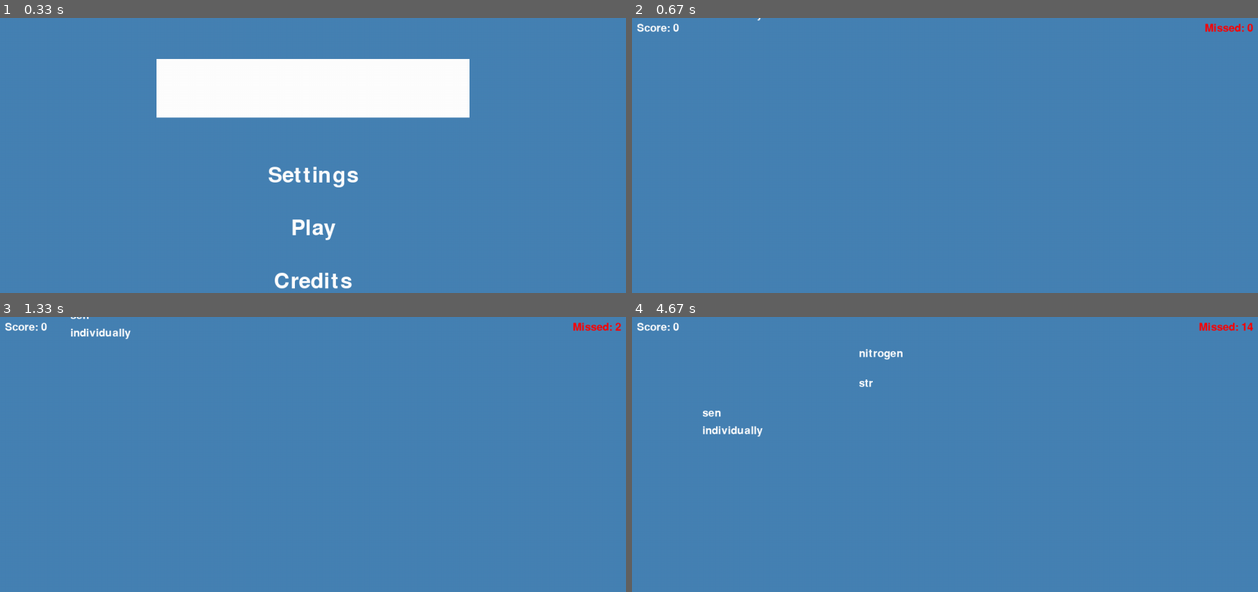
Above: before the commit, frames 1-4 (two rows, left to right).
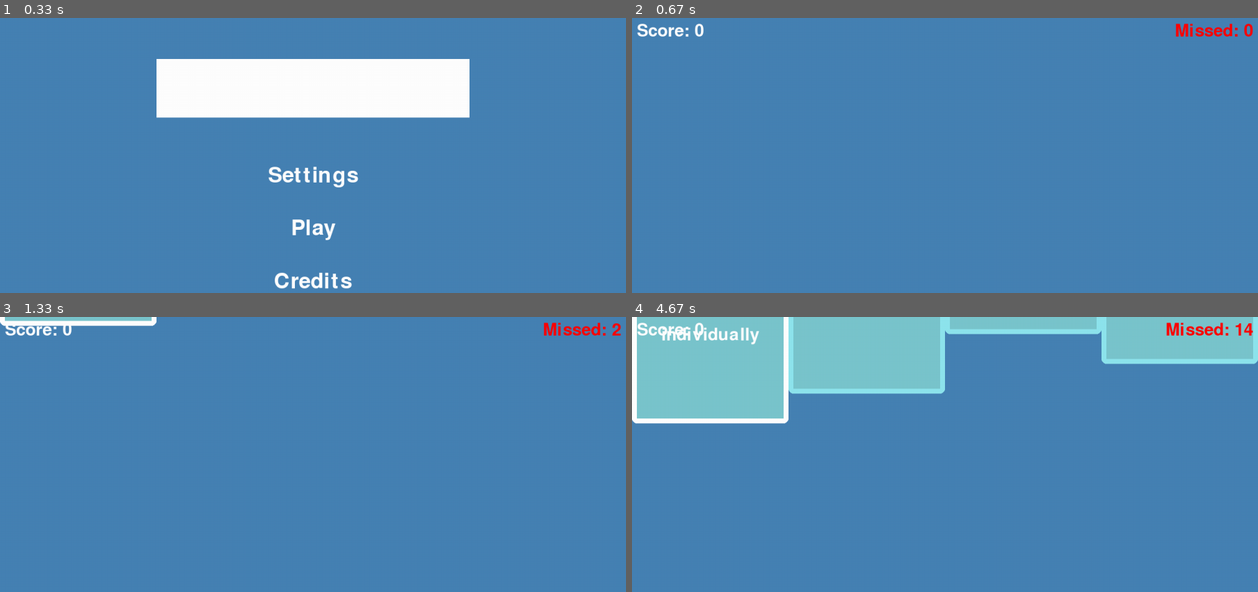
Above: after the commit, the same moments.

Repository: Mikedeejay2/PyGamePianoTiles
Game: pygame game, started from main.py
Two runs of this game, one before a commit and one after it. Both use one fixed random seed, a clock stepped at 60 frames per second and the inputs below.
Inputs:
- Up to frame 1 (0.33 s): no input
- Up to frame 2 (0.67 s): click "Play" at 0.38 s
- Up to frame 3 (1.33 s): tap Enter at 0.67 s; tap Space at 1 s
- Up to frame 4 (4.67 s): tap Space at 1.4, 1.7, 1.9, 2.23, 2.53, 2.73, 3.03, 3.3, 3.63, 3.93, 4.07, 4.47 s

Frame 1 is identical in both runs. In frame 2, 0.6% of the frame differs, in the area x 0-100%, y 0-7%; in frame 3, 1.6%; in frame 4, 23%, in the area x 0-100%, y 0-44%.

Commit message:
Update game

Diff:
--- a/game.py
+++ b/game.py
@@ -5,10 +5,12 @@
 
 word_color = "white"
 missed_color = "red"
+note_color = "cadetblue3"
+note_outline_color = "cadetblue2"
 
 # Set fonts
-font_size = 32
-font = pygame.font.Font(None, font_size)
+font_size = 0
+font = None
 
 score = 0
 missed = 0
@@ -20,31 +22,36 @@
 
 # Set lane positions
 lane_count = 4
-lane_width = variables.screen_width // lane_count
-lanes = [i * lane_width + lane_width // 2 for i in range(lane_count)]
+lane_width = 0
+lanes = None
+new_word_count = 0
+note_length = 0
+
+# Create initial word
+active_words = []
+
+# Add the first word
+word_added_time = pygame.time.get_ticks()
+
+def set_elements():
+    global lane_width, lanes, new_word_count, note_length, font_size, font
+    font_size = variables.screen_width // 25
+    font = pygame.font.Font(None, font_size)
+    note_length = variables.screen_height // 2
+    lane_width = variables.screen_width // lane_count
+    lanes = [i * lane_width for i in range(lane_count)]
+    new_word_count = variables.screen_height // word_frequency
 
 # Function to create a new word
 def new_word():
     word = random.choice(variables.word_list)
     lane = random.choice(lanes)
-    x = lane - font_size // 2
-    y = -font_size
-    return {"text": word, "x": x, "y": y, "lane": lane}
+    rect = pygame.rect.Rect(lane, -note_length, variables.screen_width // lane_count, note_length)
+    return {"text": word, "rect": rect}
 
 # Function to check if two words overlap
 def check_overlap(word1, word2):
-    rect1 = pygame.Rect(word1["x"], word1["y"], font_size * len(word1["text"]), font_size)
-    rect2 = pygame.Rect(word2["x"], word2["y"], font_size * len(word2["text"]), font_size)
-    return rect1.colliderect(rect2)
-
-# Create initial word
-active_words = []
-new_word_count = variables.screen_height // word_frequency
-
-# Add the first word
-word = new_word()
-active_words.append(word)
-word_added_time = pygame.time.get_ticks()
+    return word1["rect"].colliderect(word2["rect"])
 
 def on_event(event):
     global game_over, score, missed
@@ -58,7 +65,8 @@
             closest_word = None
             closest_distance = sys.maxsize
             for word in active_words:
-                distance = abs(variables.screen_height - (word["y"] + font_size))
+                rect = word["rect"]
+                distance = abs(variables.screen_height - (rect.y + font_size))
                 if distance < closest_distance:
                     closest_word = word
                     closest_distance = distance
@@ -77,7 +85,7 @@
 
     # Update word positions
     for word in active_words:
-        word["y"] += word_speed
+        word["rect"].y += word_speed
 
     # Create new words
     time_since_word_added = pygame.time.get_ticks() - word_added_time
@@ -96,8 +104,16 @@
 
     # Draw active words
     for word in active_words:
+        rect = word["rect"]
+        pygame.draw.rect(variables.screen, note_color, rect, 0, 10)
+        if word == active_words[0]:
+            pygame.draw.rect(variables.screen, word_color, rect, 10, 10)
+        else:
+            pygame.draw.rect(variables.screen, note_outline_color, rect, 10, 10)
         word_surface = font.render(word["text"], True, word_color)
-        variables.screen.blit(word_surface, (word["x"], word["y"]))
+        word_x = rect.x + (rect.width - word_surface.get_width()) // 2
+        word_y = rect.y + (rect.height - word_surface.get_height()) // 2
+        variables.screen.blit(word_surface, (word_x, word_y))
 
     # Draw score and missed counts
     score_surface = font.render(f"Score: {score}", True, word_color)
@@ -110,7 +126,8 @@
 
     # Check if any words reached the bottom
     for word in active_words:
-        if word["y"] >= variables.screen_height:
+        rect = word["rect"]
+        if rect.y >= variables.screen_height:
             active_words.remove(word)
             missed += 1
             if missed >= 3:
@@ -132,6 +149,7 @@
         missed = 0
         word_speed = 1
         game_over = False
+        active_words.append(new_word())
 
 def draw():
     if game_over:
--- a/variables.py
+++ b/variables.py
@@ -1,5 +1,6 @@
 import pygame
 import menu
+import game
 
 monitor_width = pygame.display.Info().current_w
 monitor_height = pygame.display.Info().current_h
@@ -22,6 +23,7 @@
     screen_width = width
     screen_height = height
     menu.set_elements()
+    game.set_elements()
     return pygame.display.set_mode((width, height))
 
 # Toggle fullscreen mode
